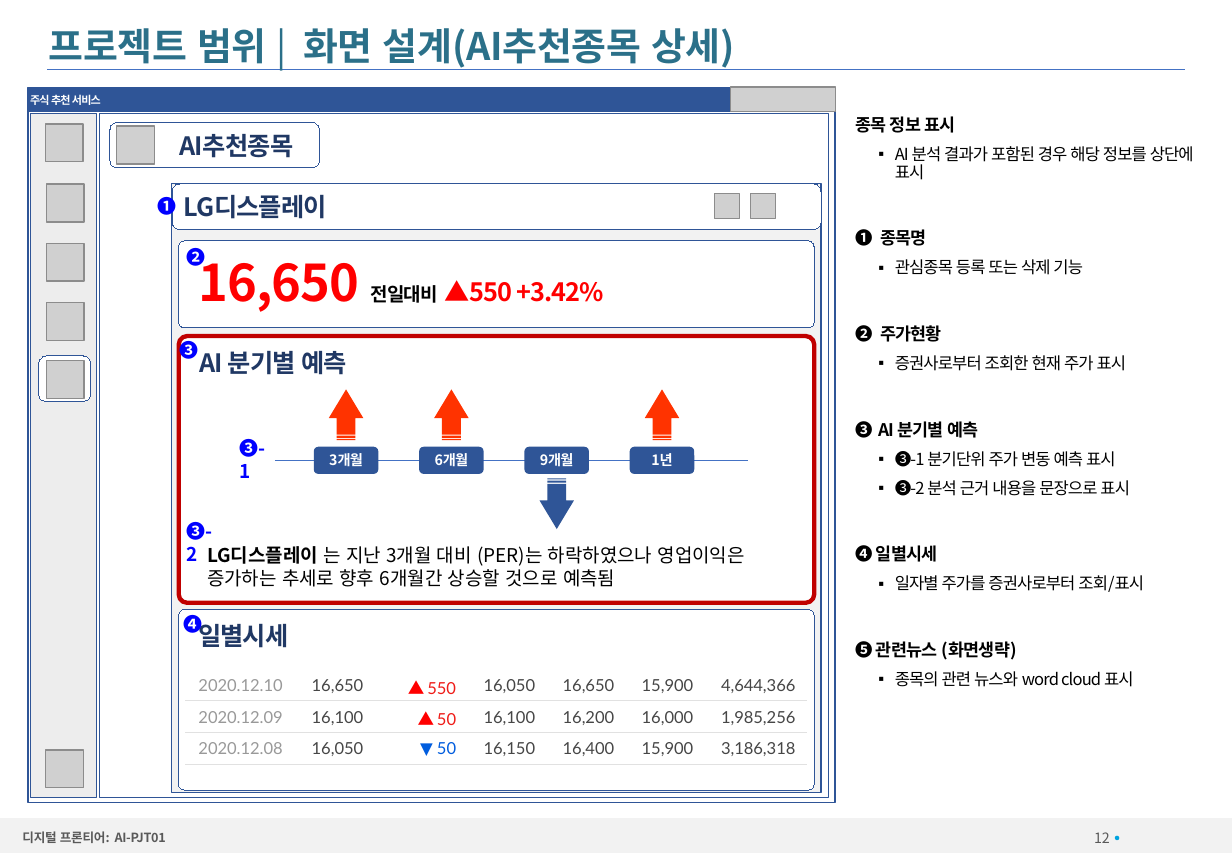
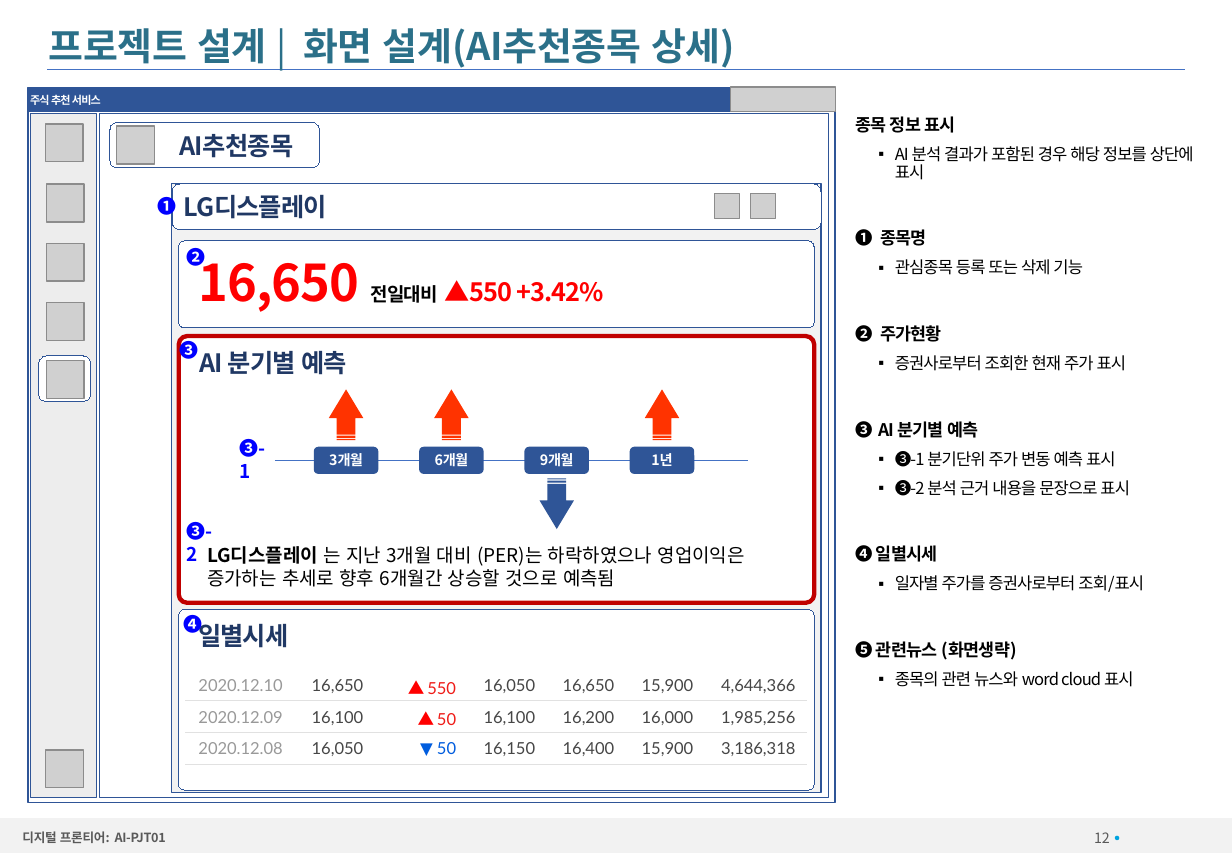
Before and after one commit to chaegon/DigitalFrontier, a slide deck: slide 12 of 산출물/00.보고서/AI3팀_펀더멘탈 분석을 통한 주식 추천 서비스_착수보고서.pptx. Drawn at 1232x853 pixels with LibreOffice and Linux fonts; fonts in the diff are those of the drawing; grey boxes stand for pictures; background and template pictures are left out. Boxes give left, top, right and bottom in pixels: in the first picture for what was removed or moved away, otherwise in the second. Text is boxed around its words. In the diff, an @@ line names an element or a change of style, - is before the commit and + after.

```diff
--- a/산출물/00.보고서/AI3팀_펀더멘탈 분석을 통한 주식 추천 서비스_착수보고서.pptx
+++ b/산출물/00.보고서/AI3팀_펀더멘탈 분석을 통한 주식 추천 서비스_착수보고서.pptx
@@ title at (x1=49, y1=28, x2=735, y2=70): text changed @@
-프로젝트 범위 | 화면 설계(AI추천종목 상세)
+프로젝트 설계 | 화면 설계(AI추천종목 상세)
```
Also in this commit, not shown: 11 other slides changed, 1 other file.
